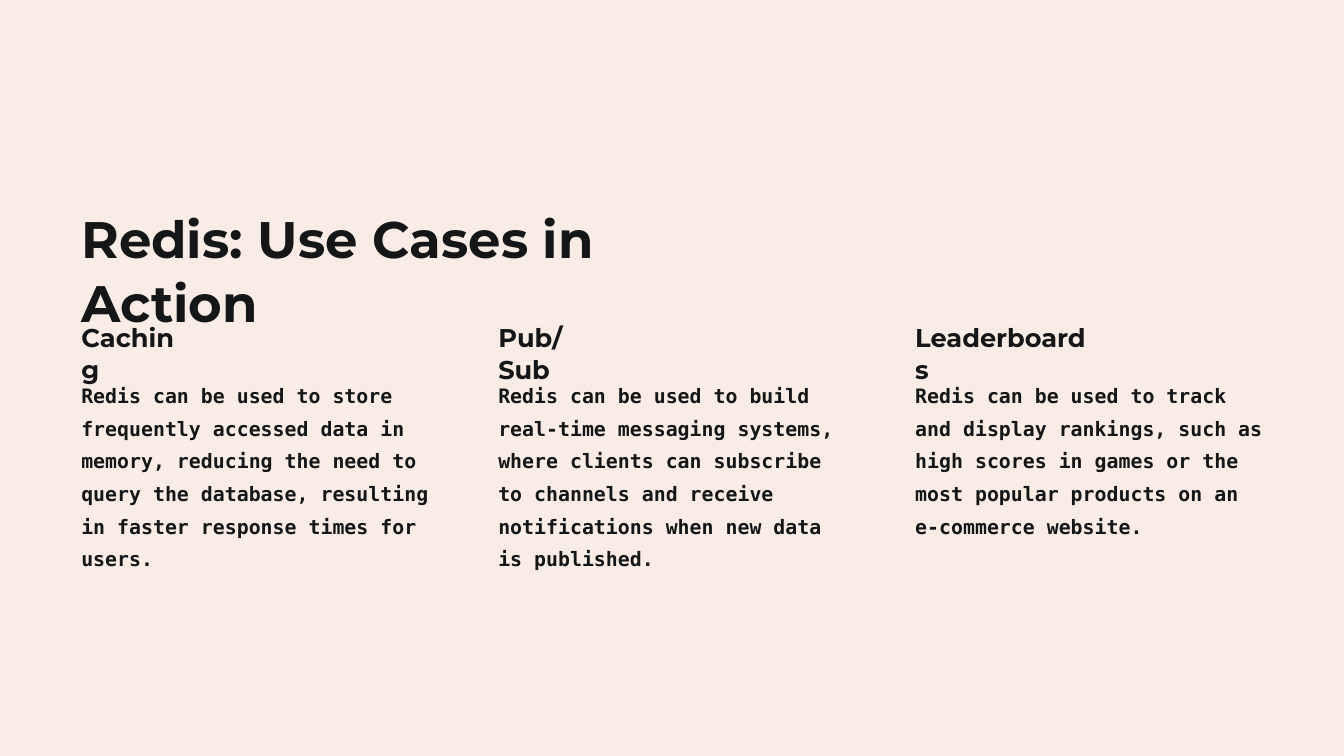
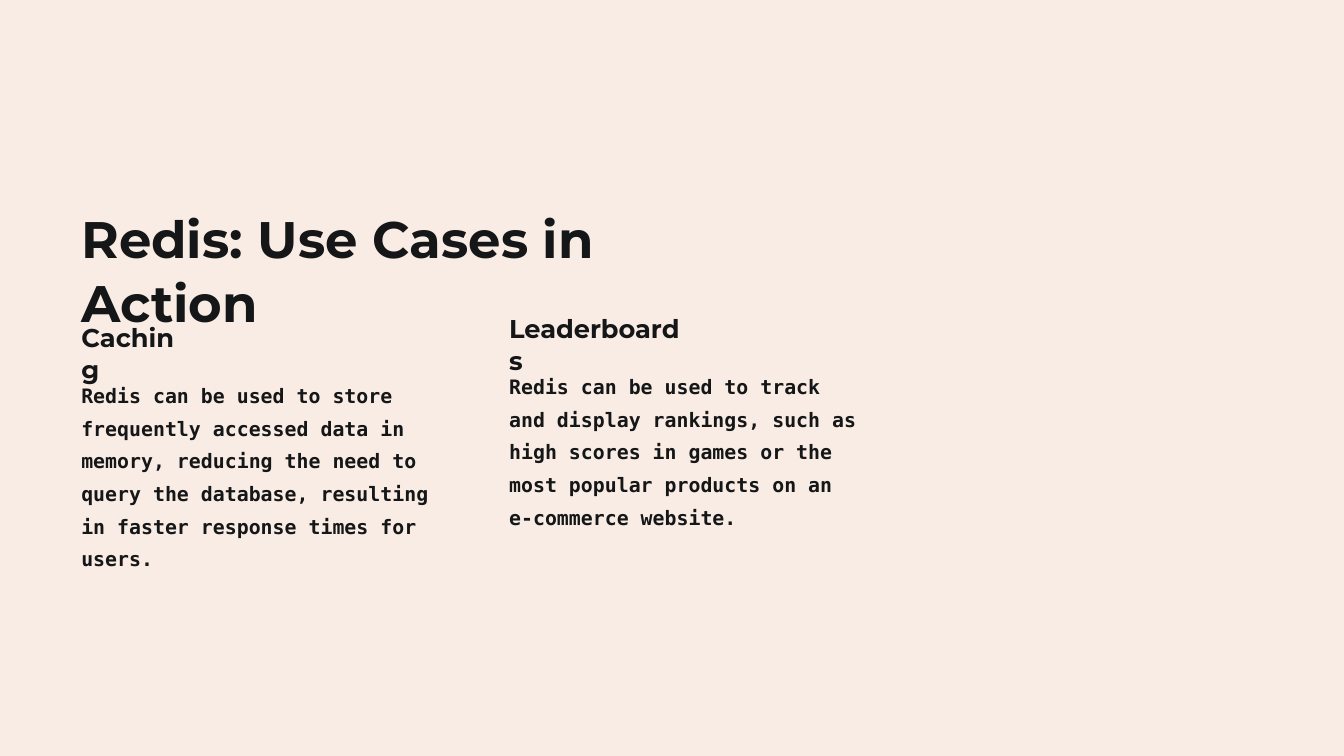
Before and after one commit to 13X02/redis_crud_springboot, a slide deck: slide 4 of Redis-and-Spring-Data-Redis-An-Introduction.pptx. Drawn at 1344x756 pixels with LibreOffice and Linux fonts; fonts in the diff are those of the drawing. Boxes give left, top, right and bottom in pixels: in the first picture for what was removed or moved away, otherwise in the second. Text is boxed around its words. In the diff, an @@ line names an element or a change of style, - is before the commit and + after.

Commit message:
ppt change

```diff
--- a/Redis-and-Spring-Data-Redis-An-Introduction.pptx
+++ b/Redis-and-Spring-Data-Redis-An-Introduction.pptx
@@ text removed at <box>498,325,562,380</box> @@
-Pub/Sub
@@ text "Leaderboards": place and size @@
-text "Leaderboards" at <box>911,318,1090,357</box>
+text "Leaderboards" at <box>505,308,684,348</box>
@@ text at <box>509,378,856,526</box>: text changed @@
-Redis can be used to build real-time messaging systems, where clients can subscribe to channels and receive notifications when new data is published.
+Redis can be used to track and display rankings, such as high scores in games or the most popular products on an e-commerce website.
@@ text removed at <box>915,420,1262,535</box> @@
-Redis can be used to track and display rankings, such as high scores in games or the most popular products on an e-commerce website.
```
Also in this commit, not shown: 3 slides removed.
